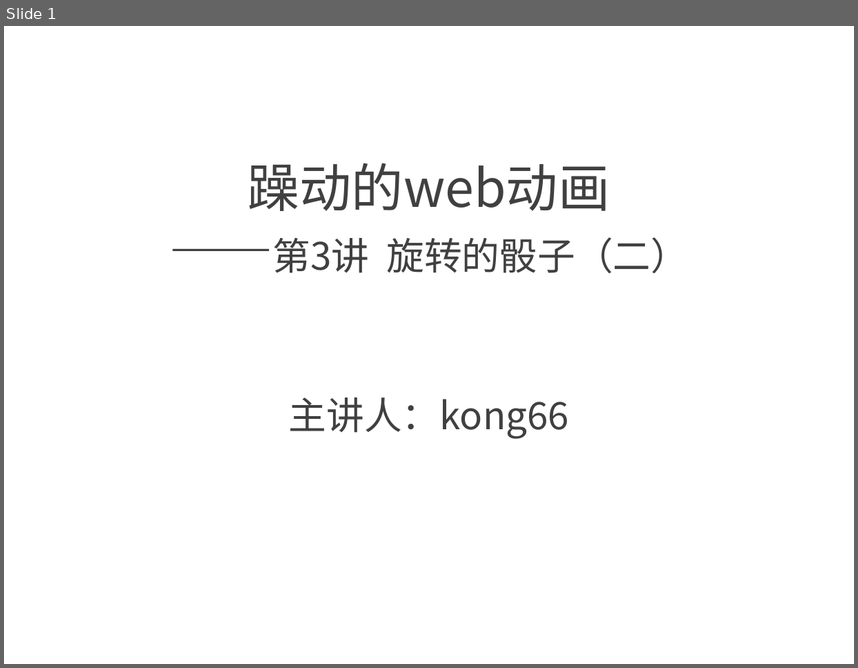
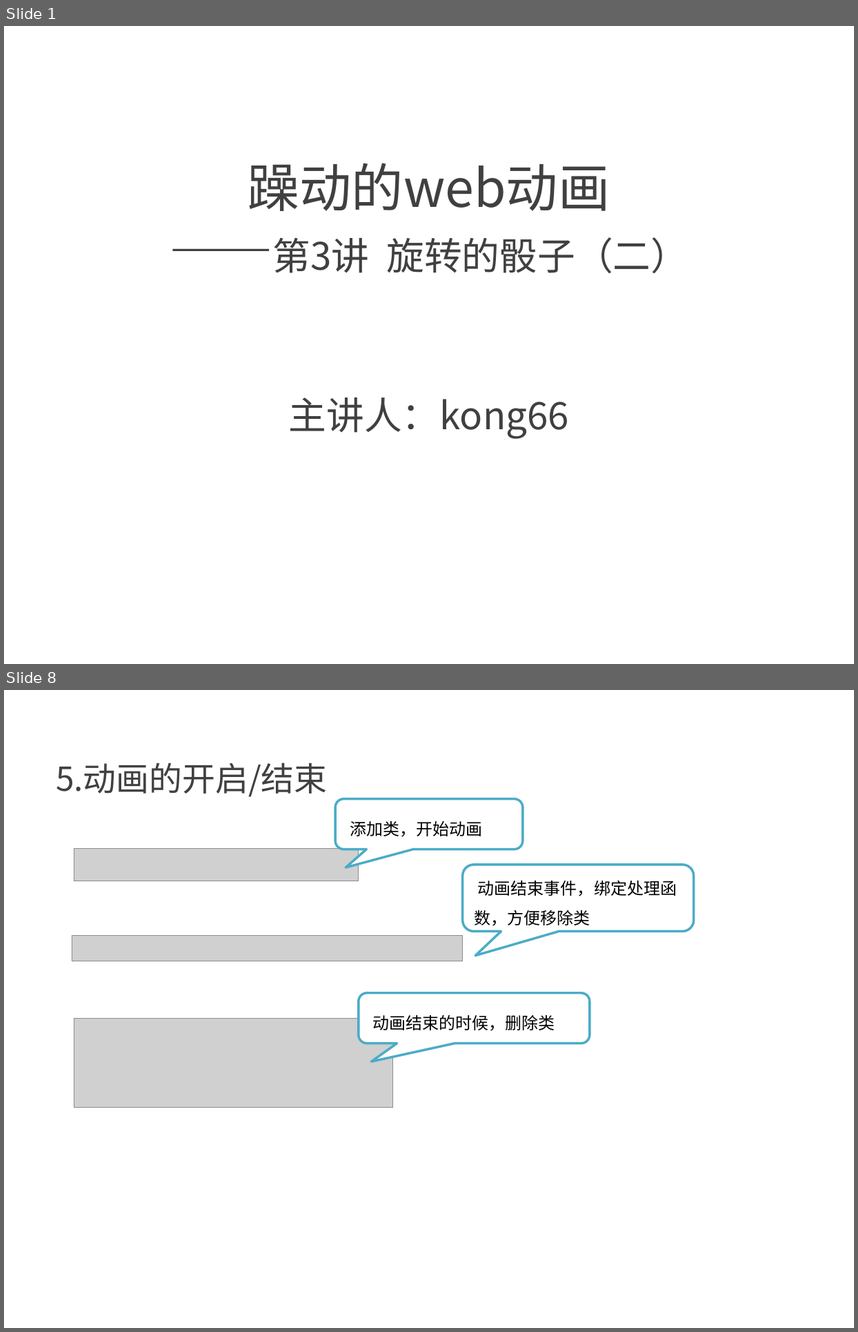
Before and after one commit to kong66/webAni, a slide deck: 3-dice2/dice.pptx. Shown one above the other, each under a label of ours: slide 1 before the commit, slides 1 and 8 after it; the slides between them are not shown. The pictures are 858x668 and 858x1332 pixels, drawn with LibreOffice and Linux fonts; fonts in the diff are those of the drawing; grey boxes stand for pictures. Boxes give left, top, right and bottom in pixels: in the first picture for what was removed or moved away, otherwise in the second. Text is boxed around its words. In the diff, an @@ line names an element or a change of style, - is before the commit and + after.

```diff
--- a/3-dice2/dice.pptx
+++ b/3-dice2/dice.pptx
@@ slide 8 added at (4, 690, 854, 1328), background #FFFFFF @@
@@ text added at (56, 762, 328, 797), 28 pt, text #404040 @@
+5.动画的开启/结束
@@ rounded speech box added at (335, 799, 523, 849), fill #FFFFFF, outline #4BACC6 2 pt, 14 pt, text #000000 @@
+添加类，开始动画
@@ picture added at (74, 848, 359, 881) @@
@@ rounded speech box added at (463, 865, 694, 931), fill #FFFFFF, outline #4BACC6 2 pt, 14 pt, text #000000 @@
+动画结束事件，绑定处理函数，方便移除类
@@ picture added at (72, 935, 462, 960) @@
@@ rounded speech box added at (359, 993, 590, 1043), fill #FFFFFF, outline #4BACC6 2 pt, 14 pt, text #000000 @@
+动画结束的时候，删除类
@@ picture added at (74, 1018, 393, 1107) @@
```
Also in this commit, not shown: 5 slides changed, 6 other slides added, 27 slides removed, 3 other files.
